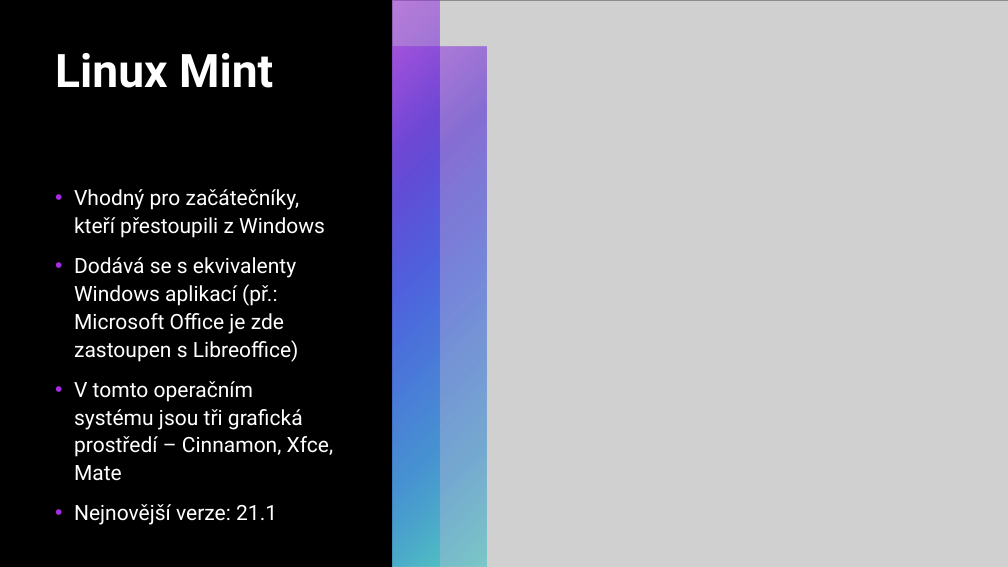
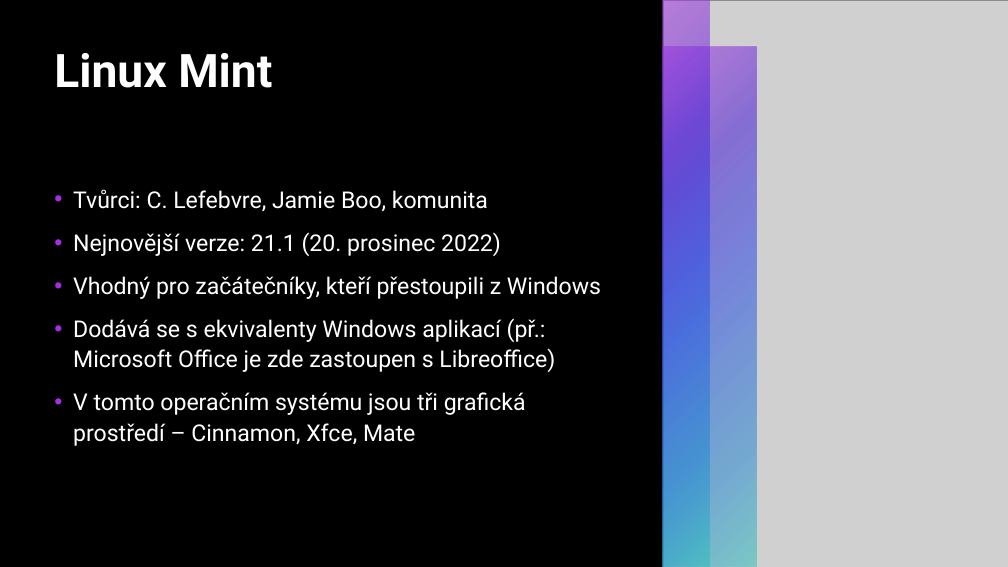
Before and after one commit to RadRoz12/Linux, a slide deck: slide 19 of Linux.pptx. Drawn at 1008x567 pixels with LibreOffice and Linux fonts; fonts in the diff are those of the drawing; grey boxes stand for pictures. Boxes give left, top, right and bottom in pixels: in the first picture for what was removed or moved away, otherwise in the second. Text is boxed around its words. In the diff, an @@ line names an element or a change of style, - is before the commit and + after.

```diff
--- a/Linux.pptx
+++ b/Linux.pptx
@@ picture: place and size @@
-picture at box(392, 0, 1008, 567)
+picture at box(663, 0, 1008, 567)
@@ rectangle: place and size @@
-rectangle at box(392, 0, 439, 567)
+rectangle at box(663, 0, 710, 567)
@@ rectangle: place and size @@
-rectangle at box(392, 47, 486, 567)
+rectangle at box(663, 47, 757, 567)
@@ text at box(73, 189, 501, 256): paragraphs added @@
+• Tvůrci: C. Lefebvre, Jamie Boo, komunita
+• Nejnovější verze: 21.1 (20. prosinec 2022)
@@ text at box(73, 276, 601, 446): size 20 to 22 pt in "Vhodný pro začátečníky, kteří přestoupili z Windows", "Dodává se s ekvivalenty Windows aplikací (př.: ...", "V tomto operačním systému jsou tři grafická ..." @@
@@ text at box(74, 504, 277, 525): paragraph removed @@
-• Nejnovější verze: 21.1
```
Also in this commit, not shown: 9 other slides changed, 2 slides added, 2 slides removed.
